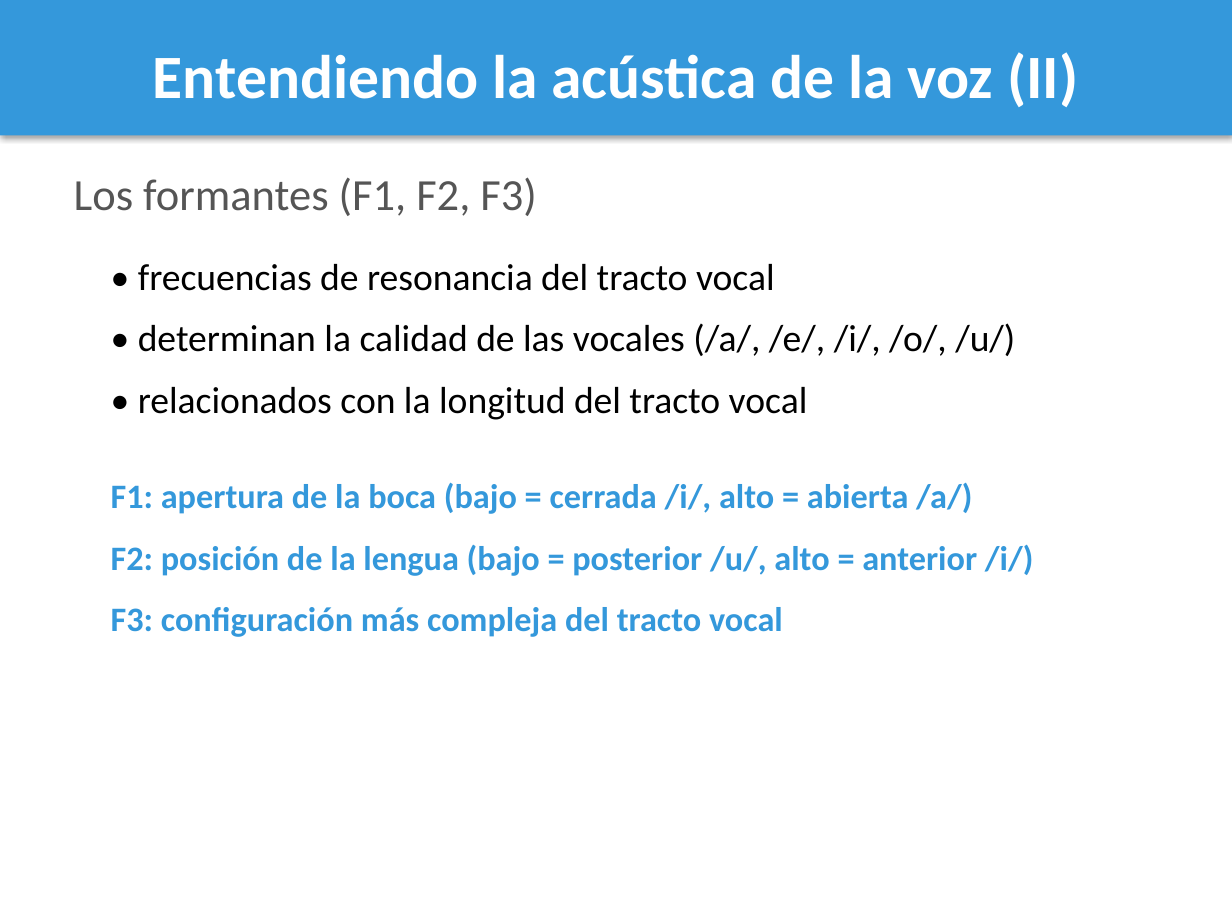
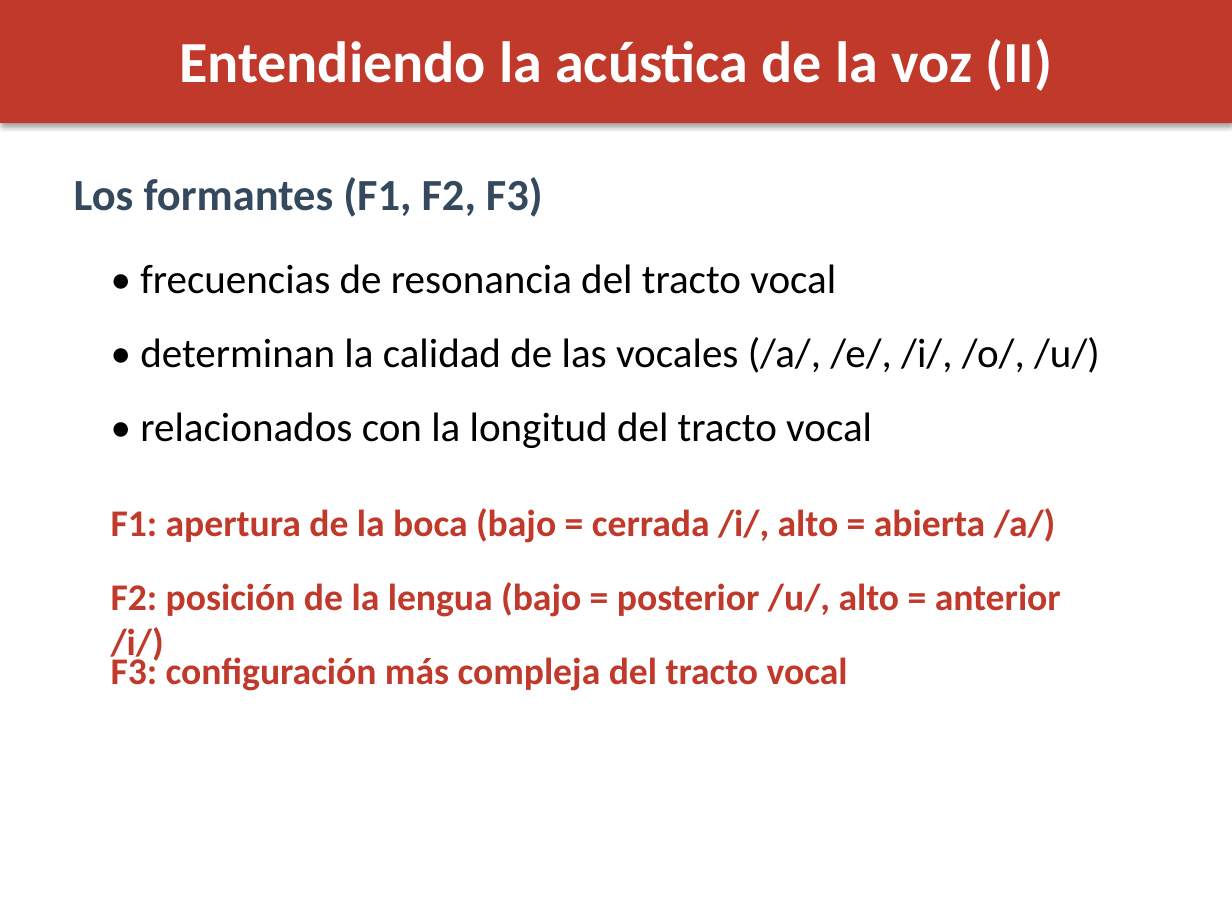
Before and after one commit to maquemmados/vozvozvoz, a slide deck: slide 8 of presentacion.pptx (slide 9 before the commit). Drawn at 1232x924 pixels with LibreOffice and Linux fonts; fonts in the diff are those of the drawing. Boxes give left, top, right and bottom in pixels: in the first picture for what was removed or moved away, otherwise in the second. Text is boxed around its words. In the diff, an @@ line names an element or a change of style, - is before the commit and + after.

```diff
--- a/presentacion.pptx
+++ b/presentacion.pptx
@@ rectangle: place and size @@
-rectangle at bbox=[0, 0, 1232, 136]
+rectangle at bbox=[0, 0, 1232, 123]
@@ rectangle at bbox=[0, 0, 1232, 123]: fill #3498DB to #C0392B @@
@@ text "Entendiendo la acústica de la ...": place and size @@
-text "Entendiendo la acústica de la ..." at bbox=[153, 52, 1078, 107]
+text "Entendiendo la acústica de la ..." at bbox=[179, 39, 1052, 91]
@@ text "Entendiendo la acústica de la ..." at bbox=[179, 39, 1052, 91]: size 36 to 34 pt @@
@@ text "Los formantes (F1, F2, F3)" at bbox=[74, 177, 543, 217]: text colour #555555 to #34495E, bold on @@
@@ text "• determinan la calidad de ...": place and size @@
-text "• determinan la calidad de ..." at bbox=[138, 323, 1015, 356]
+text "• determinan la calidad de ..." at bbox=[140, 337, 1100, 373]
@@ size 22 to 24 pt in 3 elements at bbox=[140, 264, 836, 294], bbox=[140, 337, 1100, 373], bbox=[140, 412, 872, 448] @@
@@ text "• relacionados con la longitud ...": place and size @@
-text "• relacionados con la longitud ..." at bbox=[138, 387, 808, 420]
+text "• relacionados con la longitud ..." at bbox=[140, 412, 872, 448]
@@ text "F1: apertura de la boca ...": place and size @@
-text "F1: apertura de la boca ..." at bbox=[111, 482, 972, 514]
+text "F1: apertura de la boca ..." at bbox=[111, 508, 1056, 543]
@@ text "F2: posición de la lengua ...": place and size @@
-text "F2: posición de la lengua ..." at bbox=[111, 545, 1033, 576]
+text "F2: posición de la lengua ..." at bbox=[111, 582, 1061, 617]
@@ size 20 to 22 pt, text colour #3498DB to #C0392B in 3 elements at bbox=[111, 508, 1056, 543], bbox=[111, 582, 1061, 617], bbox=[111, 652, 848, 691] @@
@@ text "F3: configuración más compleja del ...": place and size @@
-text "F3: configuración más compleja del ..." at bbox=[111, 607, 783, 637]
+text "F3: configuración más compleja del ..." at bbox=[111, 652, 848, 691]
```
Also in this commit, not shown: 19 other slides changed, 1 slide removed, 1 other file.
